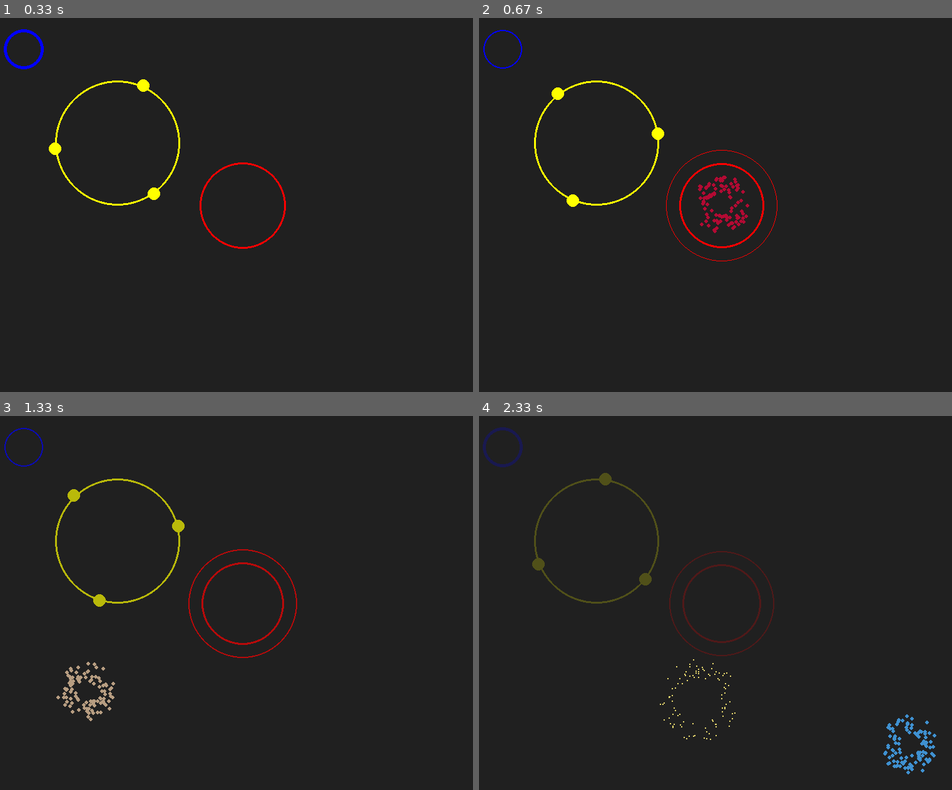
Above: before the commit, frames 1-4 (two rows, left to right).
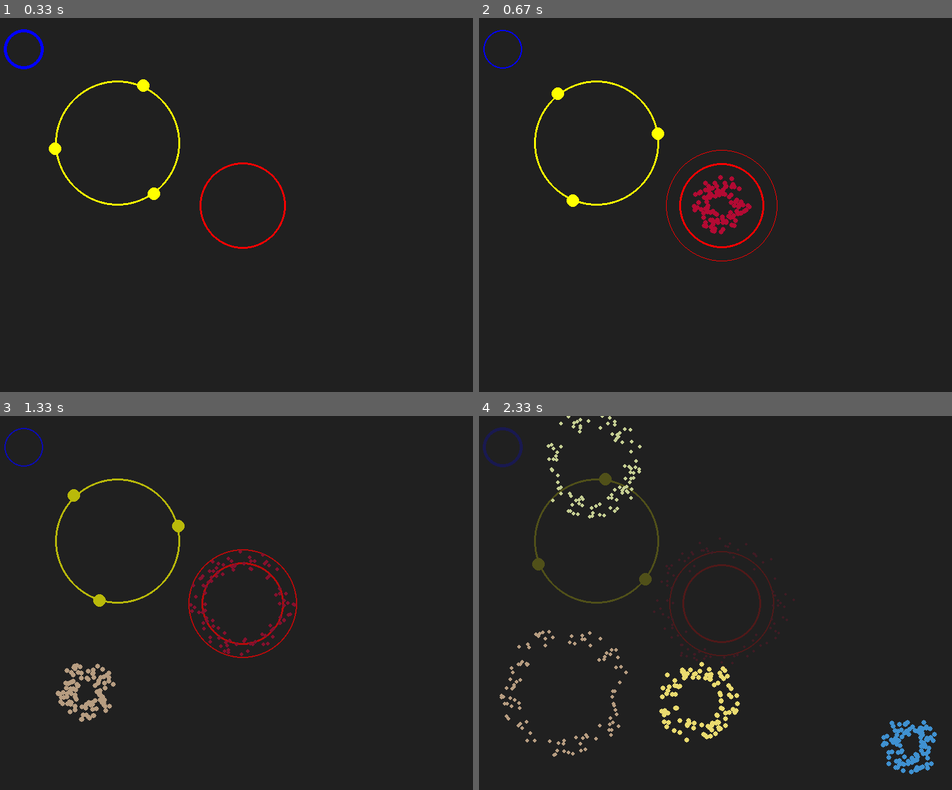
Above: after the commit, the same moments.

Repository: chanrt/pygame-anim
Game: pygame game, started from main.py
The game is run twice, just before and just after one commit, with the same random seed, the same clock (stepped at 60 frames per second) and the same inputs.
Inputs (mouse positions are in pixels of both pictures, inside the frame that each line leads up to):
- Up to frame 1 (0.33 s): no input
- Up to frame 2 (0.67 s): click (720, 205) at 0.38 s
- Up to frame 3 (1.33 s): tap Space at 0.67 s; click (85, 692) at 1.05 s
- Up to frame 4 (2.33 s): click (592, 464) at 1.38 s; click (696, 700) at 1.72 s; click (909, 745) at 2.05 s

Frame 1 is identical in both runs. In frame 2, 0.7% of the frame differs, in the area x 44-58%, y 41-58%; in frame 3, 1.2%; in frame 4, 2.7%, in the area x 4-97%, y 0-96%.

Commit message:
Added directed explosion

Diff:
--- /dev/null
+++ b/directed_explosion.py
@@ -0,0 +1,78 @@
+from math import cos, pi, sin
+from random import random
+
+import pygame as pg
+
+
+class Particle:
+    def __init__(self, x, y, theta):
+        self.x = x
+        self.y = y
+        self.theta = theta
+
+        self.random_mode = True
+
+    def start_targetting(self, target_x, target_y, time_left):
+        self.random_mode = False
+
+        self.dx = (target_x - self.x) / time_left
+        self.dy = (target_y - self.y) / time_left
+
+    def update(self):
+        if self.random_mode:
+            noise = 1 * random() - 0.5
+            self.x += cos(self.theta + noise)
+            self.y += sin(self.theta + noise)
+        else:
+            noise_x, noise_y = 5 * random() - 2.5, 5 * random() - 2.5
+            self.x += self.dx + noise_x
+            self.y += self.dy + noise_y
+
+
+class DirectedExplosion:
+    def __init__(self, start_x, start_y, target_x, target_y, explosion_radius, color, screen):
+        self.start_x = start_x
+        self.start_y = start_y
+        self.target_x = target_x
+        self.target_y = target_y
+
+        self.radius = explosion_radius
+        self.color = color
+        self.screen = screen
+
+        self.display = True
+        self.num_particles = 100
+        self.max_particle_size = 5
+
+        self.current_step = 0
+        self.targeting_start = 100
+        self.final_step = 200
+
+        self.make_particles()
+
+    def make_particles(self):
+        self.particles = []
+
+        for i in range(self.num_particles):
+            theta = 2 * pi * random()
+            r = self.radius * random()
+            x = self.start_x + r * cos(theta)
+            y = self.start_y + r * sin(theta)
+
+            self.particles.append(Particle(x, y, theta))
+
+    def update(self):
+        for particle in self.particles:
+            particle.update()
+
+        self.current_step += 1
+        if self.current_step == self.targeting_start:
+            for particle in self.particles:
+                particle.start_targetting(self.target_x, self.target_y, self.final_step - self.targeting_start)
+        if self.current_step >= self.final_step:
+            self.display = False
+
+    def render(self):
+        if self.display:
+            for particle in self.particles:
+                pg.draw.circle(self.screen, self.color, (particle.x, particle.y), self.max_particle_size * (1 - self.current_step / self.final_step), 0)
--- a/main.py
+++ b/main.py
@@ -1,6 +1,7 @@
 from random import randint
 import pygame as pg
 
+from directed_explosion import DirectedExplosion
 from explosion import Explosion
 from fade import Fade
 from highlight import Highlight
@@ -12,6 +13,7 @@
 def loop():
     pg.init()
     screen = pg.display.set_mode((800, 600))
+    screen_width, screen_height = screen.get_size()
     clock = pg.time.Clock()
 
     bg_color = pg.Color(32, 32, 32)
@@ -45,7 +47,7 @@
                     animations.append(Fade(0, 255, 2, pg.Color(32, 32, 32), screen))
             if event.type == pg.MOUSEBUTTONDOWN:
                 mouse_x, mouse_y = pg.mouse.get_pos()
-                animations.append(Explosion(mouse_x, mouse_y, 30, pg.Color(randint(0, 255), randint(0, 255), randint(0, 255)), screen))
+                animations.append(DirectedExplosion(mouse_x, mouse_y, screen_width // 2, screen_height // 2, 30, pg.Color(randint(0, 255), randint(0, 255), randint(0, 255)), screen))
 
         for animation in animations:
             animation.update()
